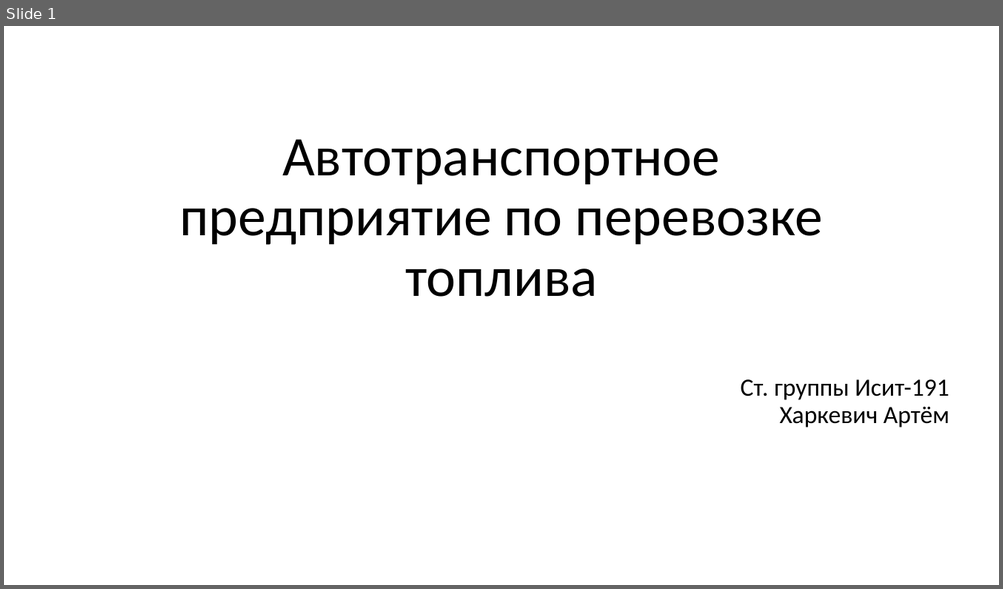
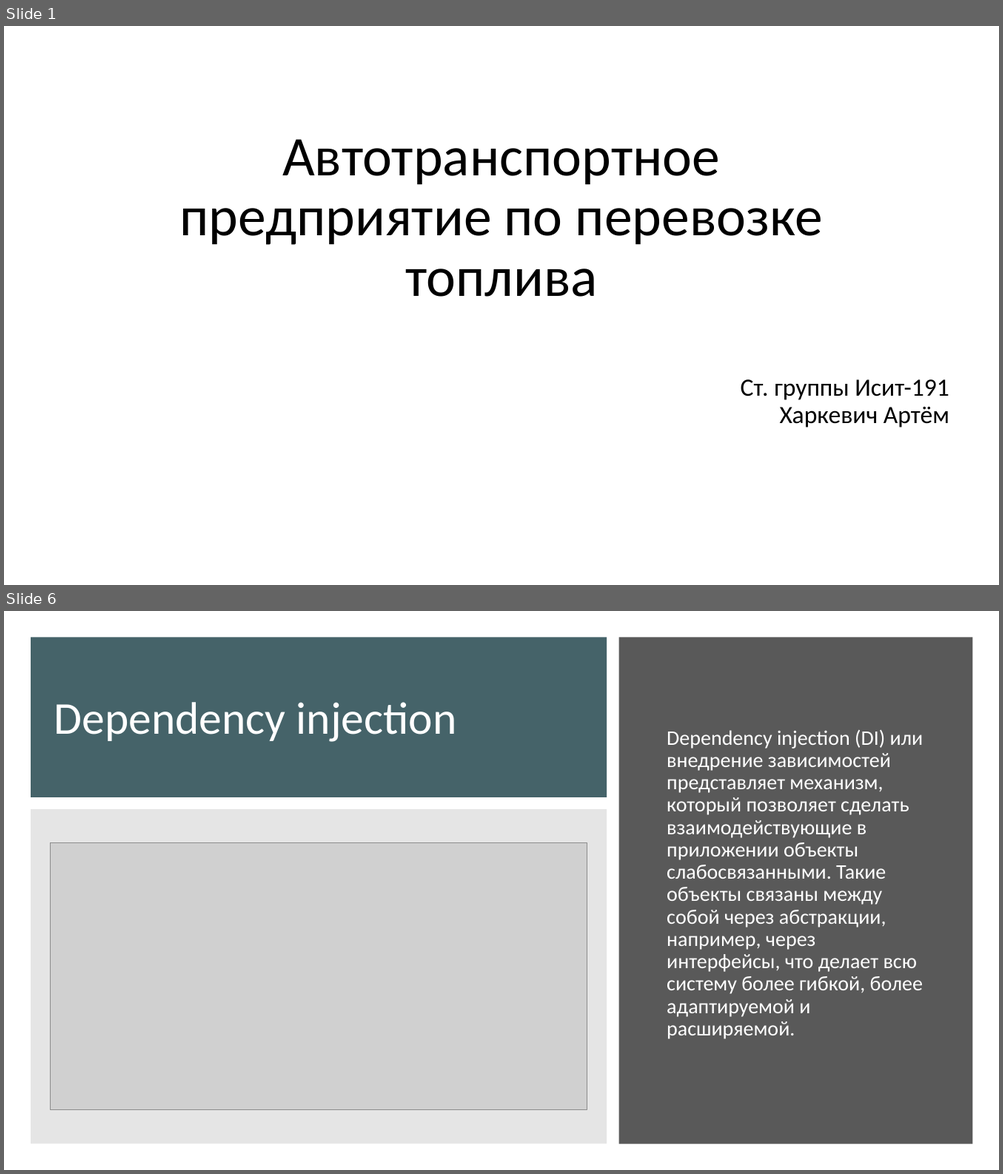
Before and after one commit to deserof/PSP, a slide deck: Course work/defense.pptx. Shown one above the other, each under a label of ours: slide 1 before the commit, slides 1 and 6 after it; the slides between them are not shown. The pictures are 1003x589 and 1003x1174 pixels, drawn with LibreOffice and Linux fonts; fonts in the diff are those of the drawing; grey boxes stand for pictures. Boxes give left, top, right and bottom in pixels: in the first picture for what was removed or moved away, otherwise in the second. Text is boxed around its words. In the diff, an @@ line names an element or a change of style, - is before the commit and + after.

```diff
--- a/Course work/defense.pptx
+++ b/Course work/defense.pptx
@@ slide 6 added at box(4, 611, 999, 1170), background #FFFFFF @@
@@ rectangle added at box(31, 637, 607, 797), fill #456369 @@
@@ rectangle added at box(619, 637, 973, 1145), fill #595959 @@
@@ title added at box(54, 702, 457, 742), 44 pt, text #FFFFFF @@
+Dependency injection
@@ text added at box(666, 729, 923, 1039), 20 pt, text #FFFFFF @@
+Dependency injection (DI) или внедрение зависимостей представляет механизм, который позволяет сделать взаимодействующие в приложении объекты слабосвязанными. Такие объекты связаны между собой через абстракции, например, через интерфейсы, что делает всю систему более гибкой, более адаптируемой и расширяемой.
@@ rectangle added at box(31, 809, 607, 1145), fill #7F7F7F at 20% opacity @@
@@ picture added at box(51, 843, 587, 1111) @@
```
Also in this commit, not shown: 12 slides changed, 1 other slide added, 2 slides removed.
